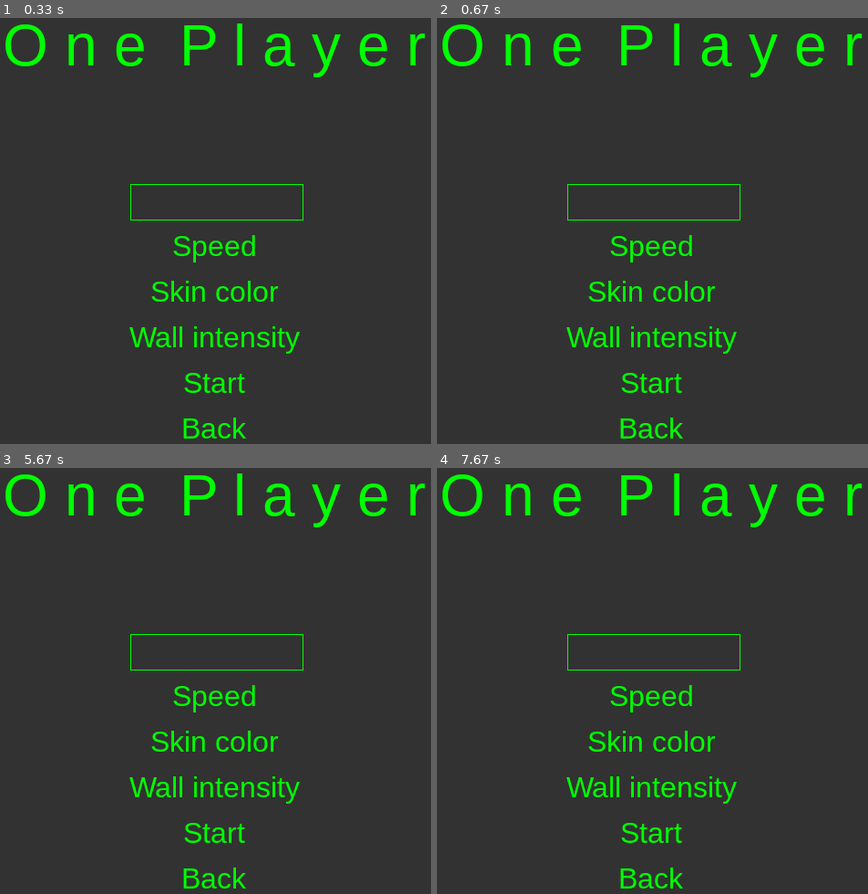
Above: before the commit, frames 1-4 (two rows, left to right).
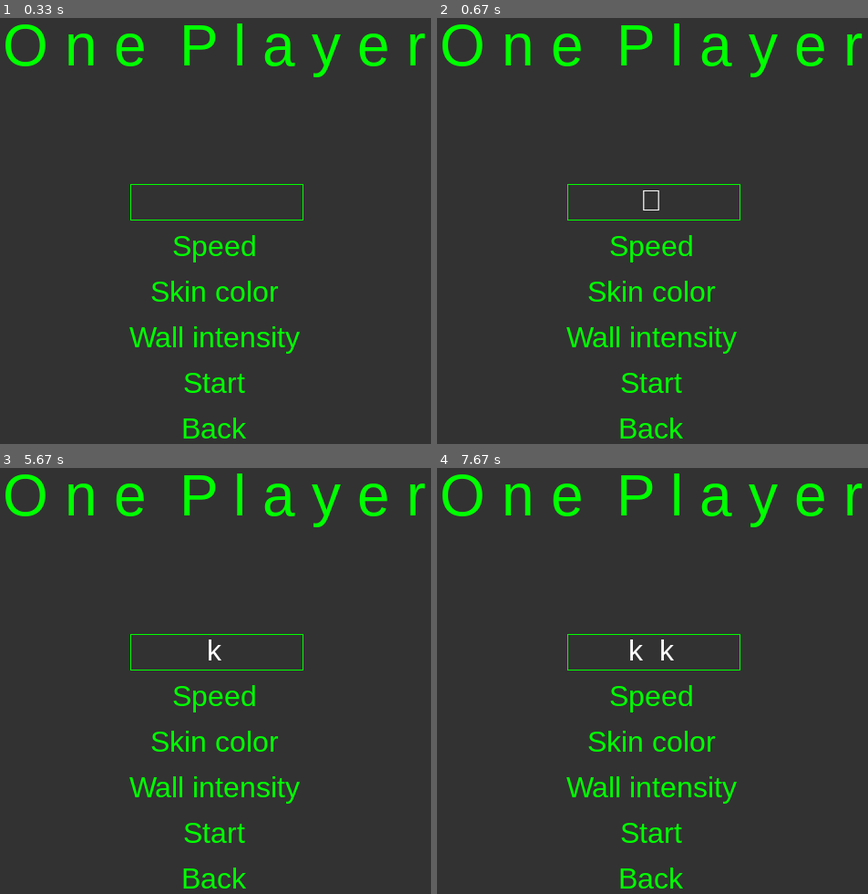
Above: after the commit, the same moments.

Repository: Basic1299/pygame_snake
Game: pygame game, started from main.py
Two runs of this game, one before a commit and one after it. Both use one fixed random seed, a clock stepped at 60 frames per second and the inputs below.
Inputs:
- Up to frame 1 (0.33 s): no input
- Up to frame 2 (0.67 s): tap Enter at 0.33 s
- Up to frame 3 (5.67 s): hold Backspace 0.67-1.13 s; hold Up 0.67-1.13 s; hold Down 1.77-2.23 s; hold Left 2.32-2.72 s; hold Up 2.75-3.12 s; hold Down 3.15-3.52 s; hold Right 4.05-4.52 s; hold Up 4.55-4.85 s; tap K at 4.7 s; hold Down 4.88-5.18 s; hold Left 5.22-5.62 s; tap Space at 5.28, 5.58 s; hold Up from 5.65 s (still down)
- Up to frame 4 (7.67 s): tap Space at 5.72, 6.12, 7.02, 7.32, 7.52 s; release Up at 6.02 s; hold Down 6.05-6.42 s; tap K at 6.2, 7.6 s; hold Right 6.95-7.42 s; hold Up from 7.45 s (still down)

Frame 1 is identical in both runs. In frame 2, less than 0.1% of the frame differs, in the area x 47-52%, y 40-46%; in frame 3, less than 0.1%; in frame 4, 0.1%, in the area x 44-55%, y 40-46%.

Commit message:
Better code visualization in menu section. Add name input feature. Game cannot start without name input.

Diff:
--- a/Food.py
+++ b/Food.py
@@ -26,7 +26,7 @@
             return 0, 255, 0
 
     def set_init_coors(self):
-        x = random.randint(1, 779)
-        y = random.randint(1, 579)
+        x = random.randint(5, 779)
+        y = random.randint(5, 579)
 
         return x, y
--- a/Menu.py
+++ b/Menu.py
@@ -12,10 +12,14 @@
         self.is_color_option = False
         self.is_difficulty_option = False
         self.is_wall_option = False
+        self.is_name = False
 
         self.color_option = 0
         self.difficulty_option = 1
         self.wall_option = 0
+
+        self.name = ""
+        self.invalid_name = False
 
     def draw_text(self, font, text, text_color, center):
         text_image = font.render(f'{text}', True, text_color)
--- a/SnakeHead.py
+++ b/SnakeHead.py
@@ -2,9 +2,9 @@
 
 
 class SnakeHead(pygame.sprite.Sprite):
-    def __init__(self, pos_x, pos_y, speed, snake_color):
+    def __init__(self, pos_x, pos_y, speed, snake_color, name):
         super().__init__()
-        self.name = ""
+        self.name = name
 
         self.current_time = pygame.time.get_ticks()
         self.pressed_times = []
--- a/main.py
+++ b/main.py
@@ -176,10 +176,9 @@
 snake_tail_group = pygame.sprite.Group()
 
 food = Food()
-food2 = Food()
 
 food_group = pygame.sprite.Group()
-food_group.add(food, food2)
+food_group.add(food)
 
 brick_group = pygame.sprite.Group()
 
@@ -255,23 +254,28 @@
                 elif event.key == pygame.K_UP:
                     if menu.option > 0:
                         menu.option -= 1
+                        menu.invalid_name = False
 
                 elif event.key == pygame.K_DOWN:
                     if menu.option < 5:
                         menu.option += 1
+                        menu.invalid_name = False
 
                 if event.key == pygame.K_RETURN:
                     # Start
                     if menu.option == 4:
-                        create_brick_group(brick_intensity)
-
-                        snake_head = SnakeHead(random.randint(30, SCREEN_WIDTH - 50),
-                                               random.randint(30, SCREEN_HEIGHT - 50),
-                                               snake_speed, snake_color)
-                        snake_head_group.add(snake_head)
-
-                        score = Score(snake_head)
-                        game_state = "player1_game"
+                        if menu.name != "":
+                            create_brick_group(brick_intensity)
+
+                            snake_head = SnakeHead(random.randint(30, SCREEN_WIDTH - 50),
+                                                   random.randint(30, SCREEN_HEIGHT - 50),
+                                                   snake_speed, snake_color, menu.name)
+                            snake_head_group.add(snake_head)
+
+                            score = Score(snake_head)
+                            game_state = "player1_game"
+                        else:
+                            menu.invalid_name = True
                     # Back
                     elif menu.option == 5:
                         game_state = "main_menu"
@@ -309,41 +313,78 @@
                             menu.wall_option += 1
                     brick_intensity = menu.wall_option
 
+                # Name input
+                if menu.is_name:
+                    if event.key == pygame.K_BACKSPACE:
+                        menu.name = menu.name[:-1]
+                    else:
+                        if menu.name.count("w") >= 3:
+                            if len(menu.name) <= 7:
+                                menu.name += event.unicode
+                        else:
+                            if len(menu.name) <= 9:
+                                menu.name += event.unicode
+
         screen.fill(bg_color)
 
         # Title
         menu.draw_text(title_font, "O n e  P l a y e r", (0, 255, 0), (SCREEN_WIDTH // 2, 80))
 
         # Options
+        # Name
         if menu.option != 0:
-            menu.draw_text(option_font, "Name", (0, 255, 0), (SCREEN_WIDTH // 2, 250))
-
+            if not menu.invalid_name:
+                menu.draw_text(option_font, "Name", (0, 255, 0), (SCREEN_WIDTH // 2, 250))
+            else:
+                menu.draw_text(option_font, "Name", (255, 0, 0), (SCREEN_WIDTH // 2, 250))
+            menu.is_name = False
+        else:
+            menu.is_name = True
+            name_surf = option_font.render(menu.name, True, (255, 255, 255))
+            screen.blit(name_surf, name_surf.get_rect(center=(SCREEN_WIDTH // 2, 250)))
+
+        # Speed
         if menu.option != 1:
             menu.draw_text(option_font, "Speed", (0, 255, 0), (SCREEN_WIDTH // 2, 300))
         else:
             pygame.draw.rect(screen, (255, 255, 255), (SCREEN_WIDTH // 2 - 76, 286, 157, 31), 2)
 
-            if menu.difficulty_option == 0:
+            if (
+                menu.difficulty_option == 0
+                or menu.difficulty_option == 1
+                or menu.difficulty_option == 2
+                or menu.difficulty_option == 3
+                or menu.difficulty_option == 4
+            ):
                 pygame.draw.rect(screen, (255, 255, 255), (SCREEN_WIDTH // 2 - 75, 287, 30, 30), 0)
-            elif menu.difficulty_option == 1:
-                pygame.draw.rect(screen, (255, 255, 255), (SCREEN_WIDTH // 2 - 75, 287, 30, 30), 0)
+
+            if (
+                menu.difficulty_option == 1
+                or menu.difficulty_option == 2
+                or menu.difficulty_option == 3
+                or menu.difficulty_option == 4
+            ):
                 pygame.draw.rect(screen, (255, 255, 255), (SCREEN_WIDTH // 2 - 45, 287, 30, 30), 0)
-            elif menu.difficulty_option == 2:
-                pygame.draw.rect(screen, (255, 255, 255), (SCREEN_WIDTH // 2 - 75, 287, 30, 30), 0)
-                pygame.draw.rect(screen, (255, 255, 255), (SCREEN_WIDTH // 2 - 45, 287, 30, 30), 0)
+
+            if (
+                menu.difficulty_option == 2
+                or menu.difficulty_option == 3
+                or menu.difficulty_option == 4
+            ):
                 pygame.draw.rect(screen, (255, 255, 255), (SCREEN_WIDTH // 2 - 15, 287, 30, 30), 0)
-            elif menu.difficulty_option == 3:
-                pygame.draw.rect(screen, (255, 255, 255), (SCREEN_WIDTH // 2 - 75, 287, 30, 30), 0)
-                pygame.draw.rect(screen, (255, 255, 255), (SCREEN_WIDTH // 2 - 45, 287, 30, 30), 0)
-                pygame.draw.rect(screen, (255, 255, 255), (SCREEN_WIDTH // 2 - 15, 287, 30, 30), 0)
+
+            if (
+                menu.difficulty_option == 3
+                or menu.difficulty_option == 4
+            ):
                 pygame.draw.rect(screen, (255, 255, 255), (SCREEN_WIDTH // 2 + 15, 287, 30, 30), 0)
-            elif menu.difficulty_option == 4:
-                pygame.draw.rect(screen, (255, 255, 255), (SCREEN_WIDTH // 2 - 75, 287, 30, 30), 0)
-                pygame.draw.rect(screen, (255, 255, 255), (SCREEN_WIDTH // 2 - 45, 287, 30, 30), 0)
-                pygame.draw.rect(screen, (255, 255, 255), (SCREEN_WIDTH // 2 - 15, 287, 30, 30), 0)
-                pygame.draw.rect(screen, (255, 255, 255), (SCREEN_WIDTH // 2 + 15, 287, 30, 30), 0)
+
+            if menu.difficulty_option == 4:
                 pygame.draw.rect(screen, (255, 255, 255), (SCREEN_WIDTH // 2 + 45, 287, 37, 30), 0)
 
+
+
+        # Color
         if menu.option != 2:
             menu.draw_text(option_font, "Skin color", (0, 255, 0), (SCREEN_WIDTH // 2, 350))
         else:
@@ -354,21 +395,20 @@
             # RIGHT BLUE
             pygame.draw.rect(screen, (0, 0, 255), (SCREEN_WIDTH // 2 + 35, 337, 30, 30), 0)
 
+        # Wall intensity
         if menu.option != 3:
             menu.draw_text(option_font, "Wall intensity", (0, 255, 0), (SCREEN_WIDTH // 2, 400))
         else:
             pygame.draw.rect(screen, (255, 255, 255), (SCREEN_WIDTH // 2 - 76, 386, 157, 31), 2)
 
-            if menu.wall_option == 1:
+            if menu.wall_option == 1 or menu.wall_option == 2 or menu.wall_option == 3:
                 pygame.draw.rect(screen, (255, 255, 255), (SCREEN_WIDTH // 2 - 75, 387, 50, 30), 0)
-            elif menu.wall_option == 2:
-                pygame.draw.rect(screen, (255, 255, 255), (SCREEN_WIDTH // 2 - 75, 387, 50, 30), 0)
+            if menu.wall_option == 2 or menu.wall_option == 3:
                 pygame.draw.rect(screen, (255, 255, 255), (SCREEN_WIDTH // 2 - 25, 387, 50, 30), 0)
-            elif menu.wall_option == 3:
-                pygame.draw.rect(screen, (255, 255, 255), (SCREEN_WIDTH // 2 - 75, 387, 50, 30), 0)
-                pygame.draw.rect(screen, (255, 255, 255), (SCREEN_WIDTH // 2 - 25, 387, 50, 30), 0)
+            if menu.wall_option == 3:
                 pygame.draw.rect(screen, (255, 255, 255), (SCREEN_WIDTH // 2 + 25, 387, 55, 30), 0)
 
+        # Start, Back
         menu.draw_text(option_font, "Start", (0, 255, 0), (SCREEN_WIDTH // 2, 450))
         menu.draw_text(option_font, "Back", (0, 255, 0), (SCREEN_WIDTH // 2, 500))
 
@@ -567,7 +607,7 @@
                 if event.key == pygame.K_ESCAPE:
                     run = False
 
-        option = input("play again? y/n: ")
+        option = input(f"{menu.name}. Wanna play again? y/n: ")
 
         if option == "y":
             game_state = "player1_game"
@@ -578,7 +618,7 @@
             pressed_time = 0
 
             snake_head = SnakeHead(random.randint(30, SCREEN_WIDTH-50), random.randint(30, SCREEN_HEIGHT-50),
-                                   snake_speed, snake_color)
+                                   snake_speed, snake_color, menu.name)
 
             snake_head_group = pygame.sprite.Group()
             snake_head_group.add(snake_head)
